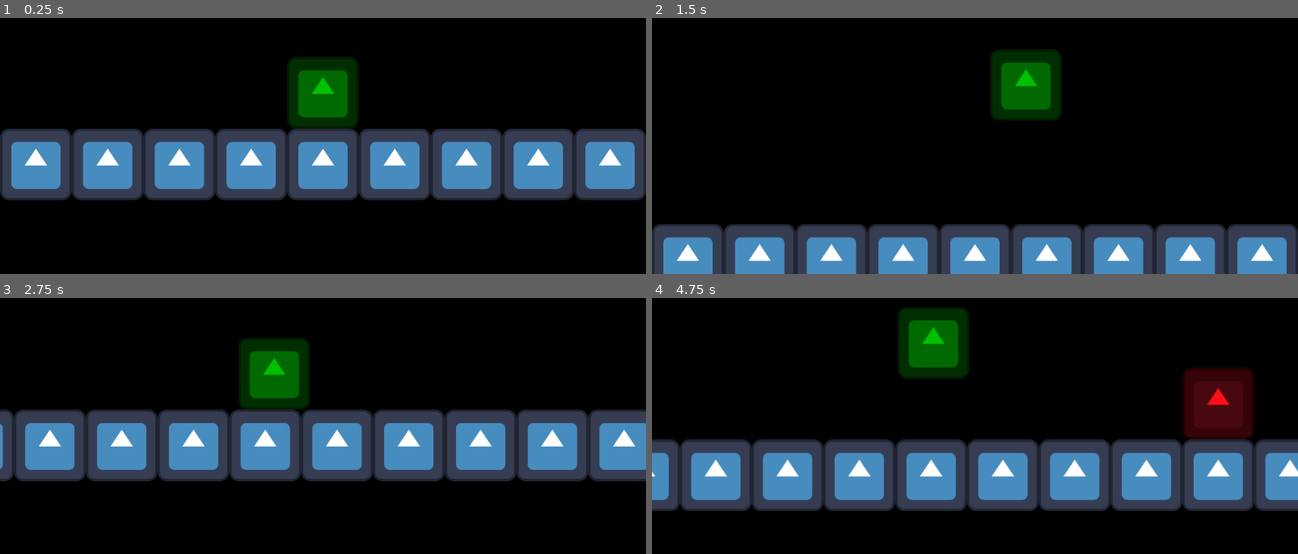
Above: before the commit, frames 1-4 (two rows, left to right).
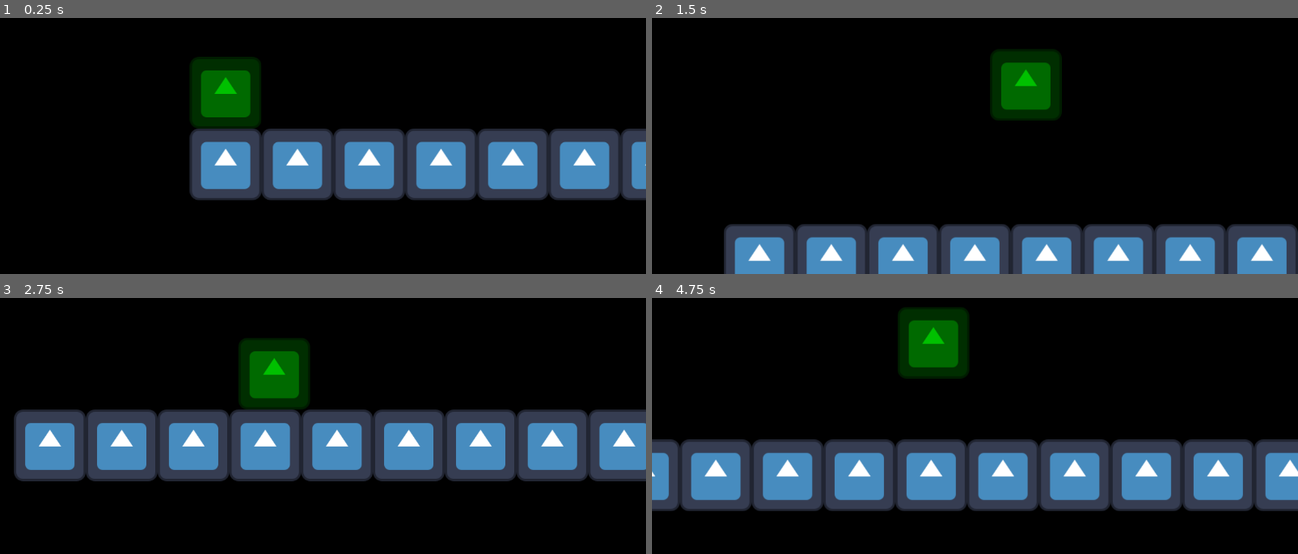
Above: after the commit, the same moments.

Repository: DdeHoog/bit-crab-beat
Game: Godot game, scene res://Main.tscn
Two runs of this game, one before a commit and one after it. Both use one fixed random seed, a clock stepped at 60 frames per second and the inputs below. The engine's default icon, where the game draws it, is replaced by a stand-in: a white triangle on a blue panel in a dark square.
Inputs:
- Up to frame 1 (0.25 s): no input
- Up to frame 2 (1.5 s): hold D (Right) from 0.53 s (still down); tap Space (Jump) at 0.77 s
- Up to frame 3 (2.75 s): tap Space (Jump) at 1.52 s; release D (Right) at 2.03 s; hold A (Left) from 2.03 s (still down)
- Up to frame 4 (4.75 s): release A (Left) at 2.78 s; hold D (Right) 2.78-4.28 s; tap Space (Jump) at 3.02, 3.77, 4.52 s; hold A (Left) from 4.28 s (still down)

The runs differ from the first frame. In frame 1, 25% of the frame differs, in the area x 0-100%, y 15-72%; in frame 2, 2.2%; in frame 3, 0.6%; in frame 4, 3.1%.

Commit message:
Main script layout + player position marker

Diff:
--- a/Main.tscn
+++ b/Main.tscn
@@ -1,5 +1,6 @@
-[gd_scene load_steps=6 format=3 uid="uid://bv2a7ebnp7gm8"]
+[gd_scene load_steps=7 format=3 uid="uid://bv2a7ebnp7gm8"]
 
+[ext_resource type="Script" uid="uid://c42ky31c6wpmh" path="res://main.gd" id="1_cm0pq"]
 [ext_resource type="Texture2D" uid="uid://bl8i67gqwvf6r" path="res://icon.svg" id="1_uu6xs"]
 [ext_resource type="PackedScene" uid="uid://bbxp72pt8malx" path="res://player.tscn" id="2_r0du0"]
 [ext_resource type="PackedScene" uid="uid://d4nw0dmr3e73g" path="res://Enemy.tscn" id="3_r0du0"]
@@ -22,6 +23,7 @@
 sources/0 = SubResource("TileSetAtlasSource_cm0pq")
 
 [node name="Main" type="Node2D"]
+script = ExtResource("1_cm0pq")
 
 [node name="TileMap" type="TileMap" parent="."]
 tile_set = SubResource("TileSet_fos0i")
@@ -30,6 +32,9 @@
 
 [node name="Player" parent="." instance=ExtResource("2_r0du0")]
 position = Vector2(64, 0)
+
+[node name="StartPosition" type="Marker2D" parent="."]
+position = Vector2(-576, 0)
 
 [node name="Enemies" type="Node2D" parent="."]
 position = Vector2(3144, 120)
--- a/Player.gd
+++ b/Player.gd
@@ -5,9 +5,20 @@
 const JUMP_VELOCITY = -600.0
 const FRIC = 50
 
+var screen_size # Game window size
+
 # Get gravity from the project settings to be synced with RigidBody nodes.
 var gravity = ProjectSettings.get_setting("physics/2d/default_gravity")
 
+# Called when the node enters the scene tree for the first time.
+func _ready() -> void:
+	screen_size = get_viewport_rect().size
+	#hide()#hides player on gamestart
+
+func start(pos):
+	position = pos
+	show()
+	$PlayerHitBox.disabled = false
 
 func _physics_process(delta: float) -> void:
 	# Add the gravity.
--- /dev/null
+++ b/main.gd
@@ -0,0 +1,34 @@
+extends Node2D
+
+
+
+# Called when the node enters the scene tree for the first time.
+func _ready() -> void:
+	$Player.start($StartPosition.position)#Set player at startpos marker
+	#new_game()
+
+
+# Called every frame. 'delta' is the elapsed time since the previous frame.
+func _process(delta: float) -> void:
+	pass
+
+func game_over():
+	#$deathsound.play()
+	#$music.stop()
+	#$hud.show_game_over()
+	#hide background and gamestuff then show menu
+	#$Menu.show()
+	pass
+
+func new_game():
+	pass
+	#$Menu.hide()
+	#spawn background en lvls + player
+	#score = 0
+	#$Player.start($StartPosition.position)
+	#$StartTimer.start()
+	#$HUD.update_score(score)
+	#$HUD.show_message("Get Ready")
+
+#func _on_start_time_timeout():
+	#start music + level animations?d
Not shown, added: main.gd.uid
